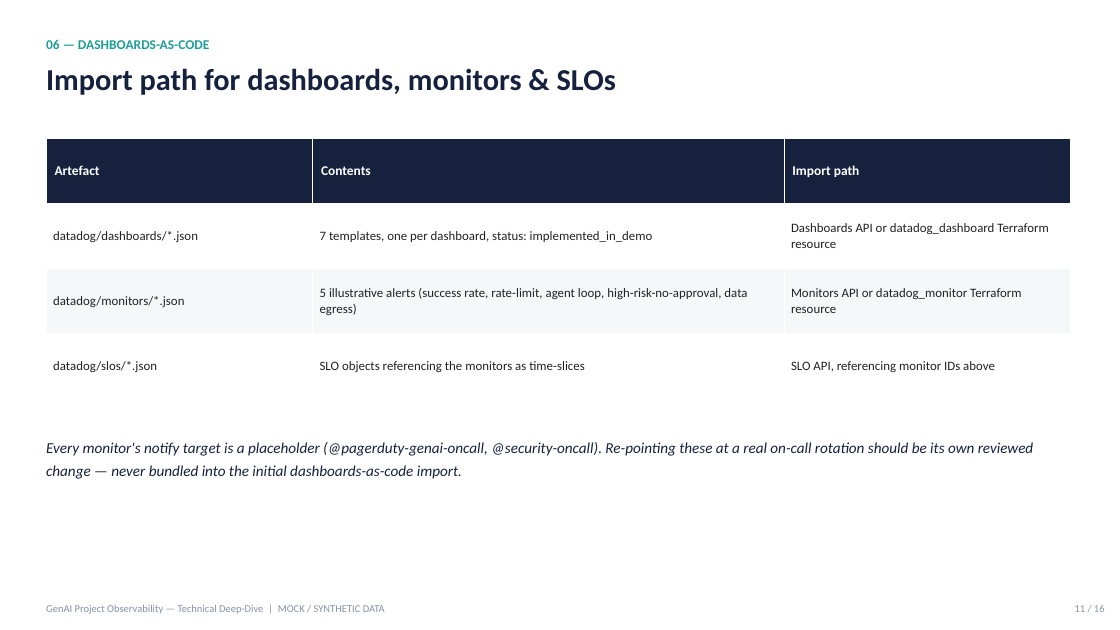
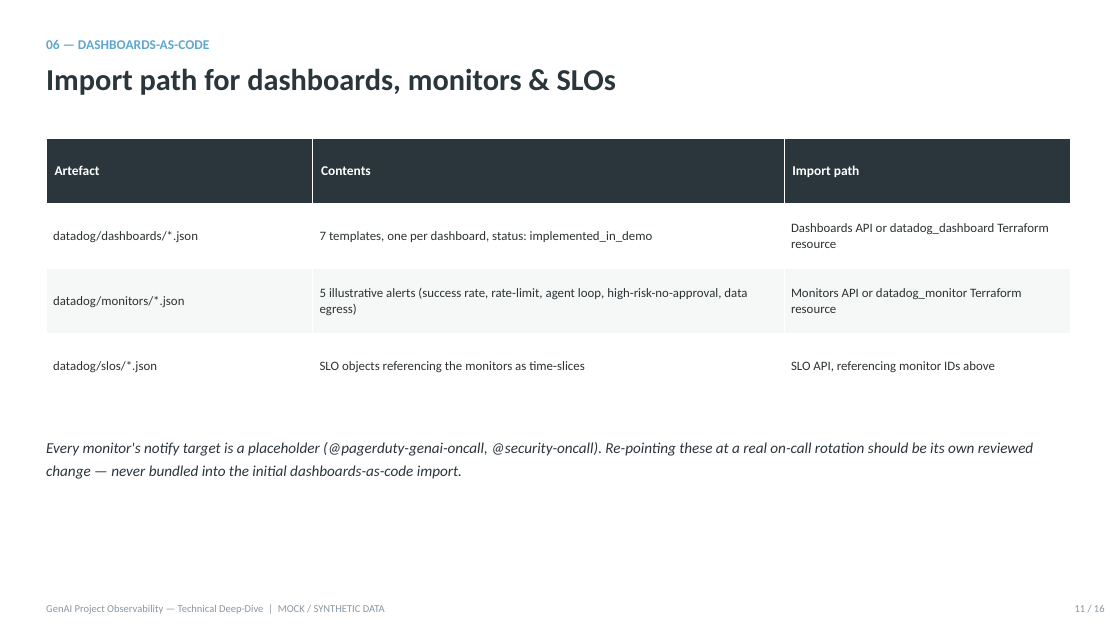
Before and after one commit to getamazednow/genai-observability-demo, a slide deck: slide 11 of training/slides/GenAI-Observability-Technical-Deepdive.pptx. Drawn at 1120x630 pixels with LibreOffice and Linux fonts; fonts in the diff are those of the drawing. Boxes give left, top, right and bottom in pixels: in the first picture for what was removed or moved away, otherwise in the second. Text is boxed around its words. In the diff, an @@ line names an element or a change of style, - is before the commit and + after.

Commit message:
Rebrand training artefacts with Getamazednow AI Design System v1.0
- Both decks: navy/teal palette remapped to Ink/Signal/Stone brand tokens,
  Poppins headings, brand badge on title slides (layouts, masters, theme incl.)
- Training guide: heading/title colors to Ink + Signal-deep, theme fonts
  to Poppins (headings) / Inter (body); content untouched

```diff
--- a/training/slides/GenAI-Observability-Technical-Deepdive.pptx
+++ b/training/slides/GenAI-Observability-Technical-Deepdive.pptx
@@ text "06 — DASHBOARDS-AS-CODE" at (46, 40, 209, 49): text colour #1F9E97 to #5FA8CC @@
@@ text "Import path for dashboards, monitors ..." at (46, 68, 616, 95): text colour #16213E to #2A363B @@
@@ table at (46, 139, 1071, 399) @@
@@ fill #16213E to #2A363B in row 1 @@
@@ fill #F6F7F9 to #F6F7F7 in row 3 @@
@@ text colour #222222 to #2C3234 @@
@@ text "Every monitor's notify target is ..." at (46, 442, 1033, 479): text colour #16213E to #2A363B @@
```
Also in this commit, not shown: 15 other slides changed, 2 other files.
